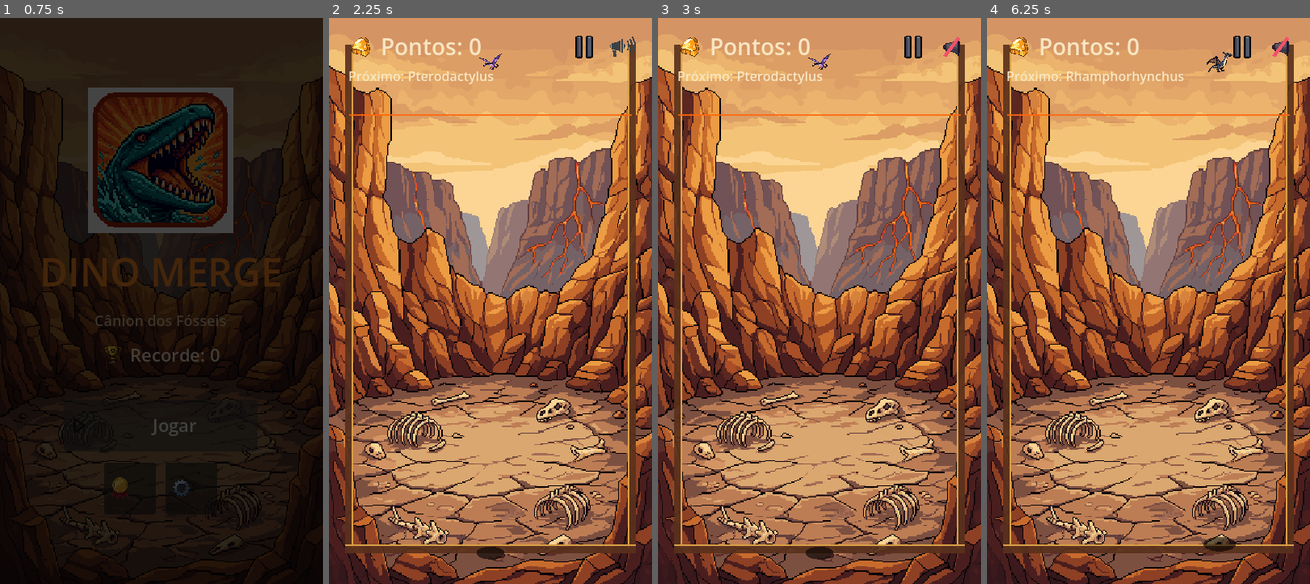
Above: before the commit, frames 1-4 (left to right).
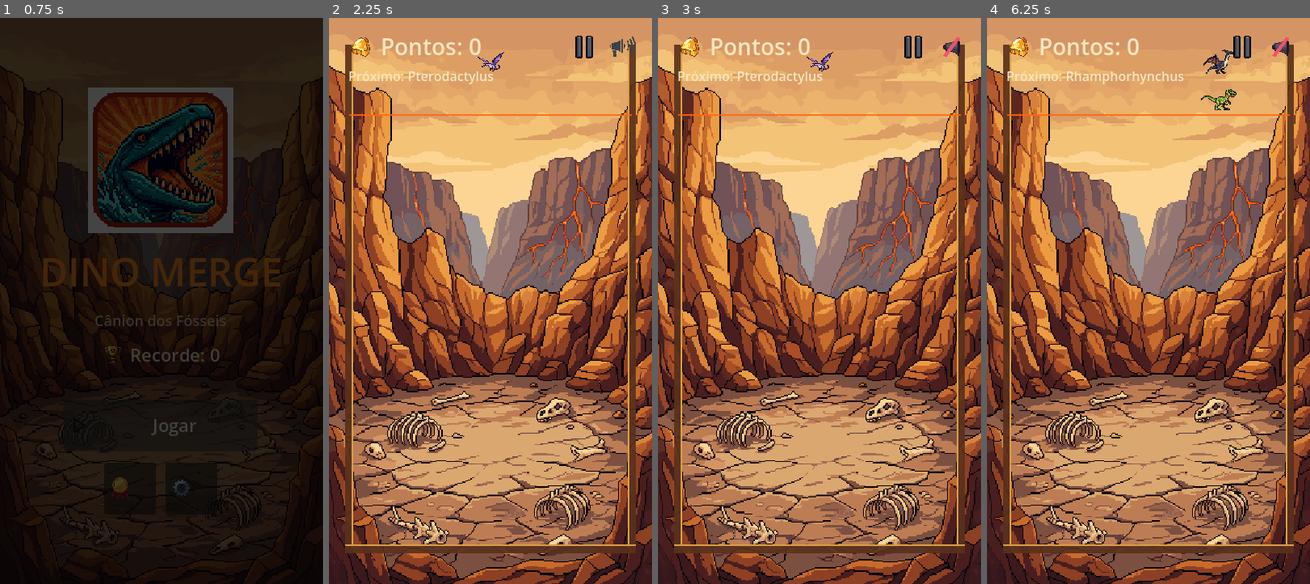
Above: after the commit, the same moments.

Repository: PedroHBGuimaraes/dino-merge
Game: Godot game, scene res://scenes/MainMenu.tscn
The game is run twice, just before and just after one commit, with the same random seed, the same clock (stepped at 60 frames per second) and the same inputs. Sound files missing from this copy of the repository are replaced by a short silence.
Inputs (mouse positions are in pixels of both pictures, inside the frame that each line leads up to):
- Up to frame 1 (0.75 s): click "Jogar" at 0.5 s
- Up to frame 2 (2.25 s): click "Próximo" at 1.25 s; click "Entendi!" at 2 s
- Up to frame 3 (3 s): click (951, 46) at 2.75 s
- Up to frame 4 (6.25 s): click (1242, 46) at 3.5 s; click "Reiniciar" at 4.25 s; click "Sim, reiniciar" at 5 s; tap Enter at 5.75 s; move the mouse to (1219, 272) at 5.77 s; click (1219, 272) at 5.92 s

Frame 1 is identical in both runs. In frame 2, 0.2% of the frame differs, in the area x 45-55%, y 6-96%; in frame 3, 0.2%; in frame 4, 0.5%, in the area x 66-78%, y 5-95%.

Commit message:
Fix drop landing in wrong spot; bump dino size; drop the landing shadow
Root-caused the reported "sempre cai para a direita de onde eu
clico": _drop() set dino.global_position = Vector2(preview_x,
SPAWN_Y) directly, but preview_x/SPAWN_Y are in GameplayRoot's LOCAL
design space (the same space spawner_preview.position already uses
correctly, which is why the *preview* icon always tracked the drag
fine while the actual drop didn't). GameplayRoot is scaled and offset
at runtime to fit the real viewport (_fit_gameplay_to_viewport), so
assigning a local-space value straight to a global_position only
lined up by coincidence when that fit happened to be ~1:1 -- on this
project's actual dev viewport (400x700 against a 720x1280 design
canvas, scale factor ~0.547) it drifted further right/down the
further from the origin you dropped. Fixed by converting through
gameplay_root.to_global() before assigning, same conversion
_move_preview's input side already does via _to_gameplay_x().

Verified by calling the real _move_preview()/_drop() path (not a
synthetic global_position) at three screen x targets in a live
windowed run: dropped dinos landed within 0.0001px of the requested
screen x, vs. what would have been ~100-250px right of target before
the fix at this viewport size.

Also per this round of feedback:
- Bumped dino size ~22% (dino_chain.gd MIN_RADIUS 18->22, RADIUS_STEP
  3.8->4.6) -- content_size-based sprite scaling already derives
  visual size from radius, so this one change covers both the
  physical footprint and how big they render.
- Removed the "where it'll land" drop shadow added earlier this
  session (main.gd's _create_drop_shadow/_update_drop_shadow and all
  call sites, plus the now-unused drop_shadow.gd) -- asked for
  explicitly, not a regression.

Note: did not touch the real user://highscore.json this time -- its
high_score/total_merges were already at real-play values (not test
artifacts) when checked, from the user's own session that surfaced
the drop-position bug in the first place.

Co-Authored-By: Claude Sonnet 5 <noreply@anthropic.com>
Claude-Session: https://claude.ai/code/session_01X1uDHiEGATE3f3rNYNcStR

Diff:
--- a/scripts/dino_chain.gd
+++ b/scripts/dino_chain.gd
@@ -86,8 +86,8 @@
 }
 
 const ASSET_DIR := "res://assets/dino"
-const MIN_RADIUS := 18.0
-const RADIUS_STEP := 3.8
+const MIN_RADIUS := 22.0
+const RADIUS_STEP := 4.6
 
 var levels: Array[DinoLevel] = []
 
--- a/scripts/drop_shadow.gd
+++ /dev/null
@@ -1,28 +0,0 @@
-extends Node2D
-
-## Flattened shadow ellipse marking where the currently-held dino would
-## land. Drawn directly with draw_circle (flattened via a transform,
-## same technique dino.gd already uses for its fallback circle) rather
-## than a texture -- no new art asset needed, and avoids any texture/
-## gradient edge cases at small on-screen sizes.
-
-const SHADOW_COLOR := Color(0, 0, 0, 0.6)
-const FLATTEN := 0.45
-## Drawn a bit larger than the actual dino radius -- a shadow sized to
-## match exactly reads as too subtle/thin at the small end of the size
-## range to work as a landing-zone cue.
-const SIZE_BOOST := 1.25
-
-var radius: float = 20.0
-
-
-func set_radius(r: float) -> void:
-	if r == radius:
-		return
-	radius = r
-	queue_redraw()
-
-
-func _draw() -> void:
-	draw_set_transform(Vector2.ZERO, 0.0, Vector2(1.0, FLATTEN))
-	draw_circle(Vector2.ZERO, radius * SIZE_BOOST, SHADOW_COLOR)
--- a/scripts/main.gd
+++ b/scripts/main.gd
@@ -31,12 +31,9 @@
 ## screen shake on top of the usual particles/pop (top ~6 of 32 levels).
 const HIGH_MERGE_SHAKE_LEVEL := 26
 
-const DROP_SHADOW_SCRIPT := preload("res://scripts/drop_shadow.gd")
-
 var next_level_index: int = 0
 var can_drop: bool = true
 var preview_x: float = 360.0
-var drop_shadow: Node2D
 var _bg_tier: int = 0
 
 @onready var camera: Camera2D = $Camera2D
@@ -103,8 +100,6 @@
 	pause_settings_panel.visible = false
 	legendary_banner.visible = false
 	tutorial_panel.visible = false
-	drop_shadow = _create_drop_shadow()
-	gameplay_root.add_child(drop_shadow)
 	next_level_index = _random_spawn_level()
 	_update_preview()
 
@@ -161,7 +156,6 @@
 	var radius := DinoChain.get_level(next_level_index).radius
 	preview_x = clamp(x, LEFT_X + radius, RIGHT_X - radius)
 	spawner_preview.position.x = preview_x
-	_update_drop_shadow()
 
 
 func _drop() -> void:
@@ -171,7 +165,13 @@
 	var dino := DINO_SCENE.instantiate()
 	dinos.add_child(dino)
 	dino.add_to_group("dino")
-	dino.global_position = Vector2(preview_x, SPAWN_Y)
+	# preview_x/SPAWN_Y are in GameplayRoot's local design space (same as
+	# spawner_preview.position, which tracks the drag correctly) -- must
+	# go through to_global() before assigning global_position, otherwise
+	# this only lines up when the runtime scale/offset happens to be
+	# identity, and drifts right/down from the actual drag position by
+	# more the further GameplayRoot's fit differs from 1:1.
+	dino.global_position = gameplay_root.to_global(Vector2(preview_x, SPAWN_Y))
 	dino.setup(next_level_index)
 	drop_sfx.play()
 	next_level_index = _random_spawn_level()
@@ -184,42 +184,6 @@
 	spawner_preview.set_level(next_level_index)
 	spawner_preview.position.x = preview_x
 	next_label.text = "Próximo: " + DinoChain.get_level(next_level_index).dino_name
-	_update_drop_shadow()
-
-
-## Builds the flat dark ellipse used to mark where the currently-held
-## dino would land -- see drop_shadow.gd.
-func _create_drop_shadow() -> Node2D:
-	var shadow := Node2D.new()
-	shadow.set_script(DROP_SHADOW_SCRIPT)
-	# Floor/pile art already sits at z_index 0; without a bump the shadow
-	# would draw *underneath* the floor's opaque fill and never be seen.
-	shadow.z_index = 1
-	return shadow
-
-
-## Raycasts straight down from the drop point at the current preview X
-## to find where the held dino would actually land -- the floor, or the
-## top of whatever's already piled up there -- and resizes the shadow
-## to match that dino's real diameter. Called on every drag move and
-## whenever the preview dino changes, per the "atualiza em tempo real"
-## requirement; not re-cast every frame since nothing changes between
-## drags.
-func _update_drop_shadow() -> void:
-	if GameManager.is_game_over:
-		drop_shadow.visible = false
-		return
-	var lvl := DinoChain.get_level(next_level_index)
-	var origin := gameplay_root.to_global(Vector2(preview_x, SPAWN_Y))
-	var target := gameplay_root.to_global(Vector2(preview_x, 1210.0))
-	var query := PhysicsRayQueryParameters2D.create(origin, target)
-	query.collision_mask = 3  # dinos (layer 2) + floor/walls (layer 1)
-	var result := get_world_2d().direct_space_state.intersect_ray(query)
-	var landing_y: float = result.position.y if result else target.y
-
-	drop_shadow.visible = true
-	drop_shadow.global_position = Vector2(origin.x, landing_y)
-	drop_shadow.set_radius(lvl.radius)
 
 
 func spawn_merged_dino(index: int, global_pos: Vector2, score_awarded: int) -> void:
@@ -481,7 +445,6 @@
 	continue_btn.disabled = false
 	restart_button.disabled = false
 	pause_button.visible = false
-	drop_shadow.visible = false
 
 	if GameManager.is_new_record:
 		record_sfx.play()
Not shown, removed: scripts/drop_shadow.gd.uid
